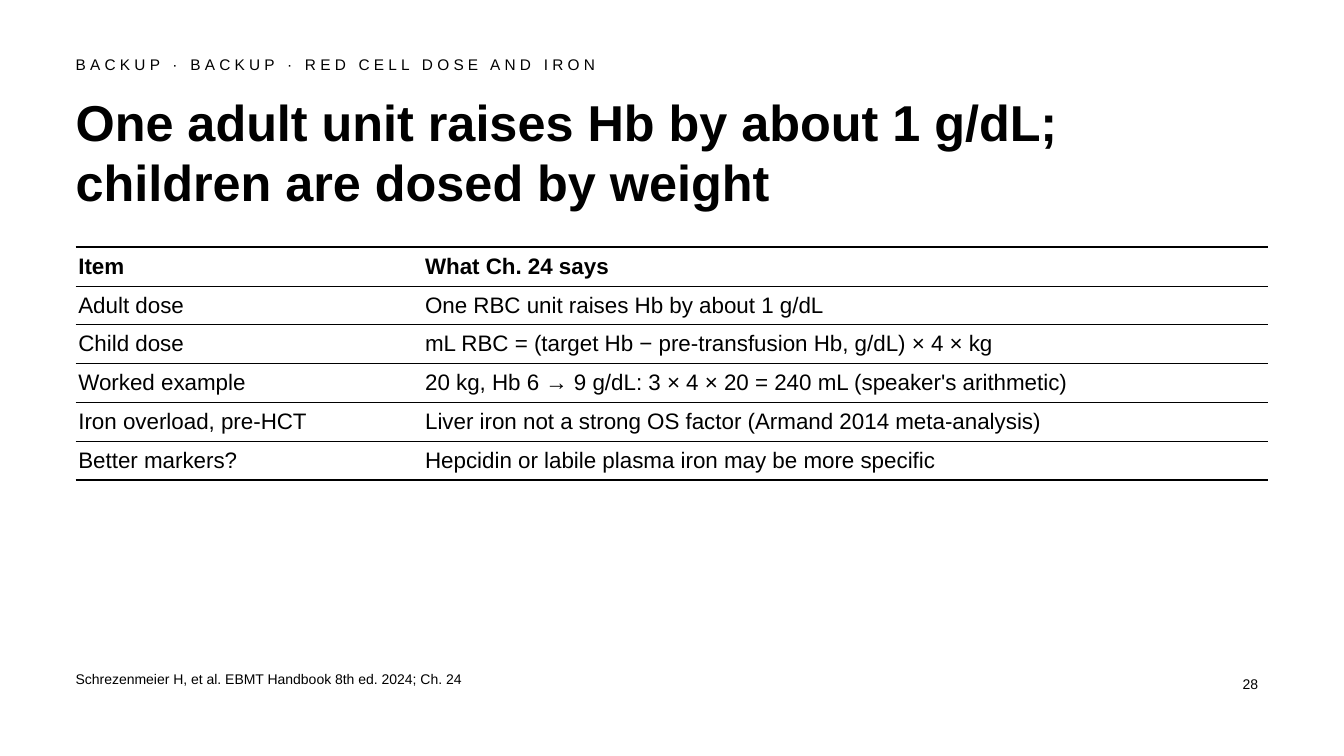
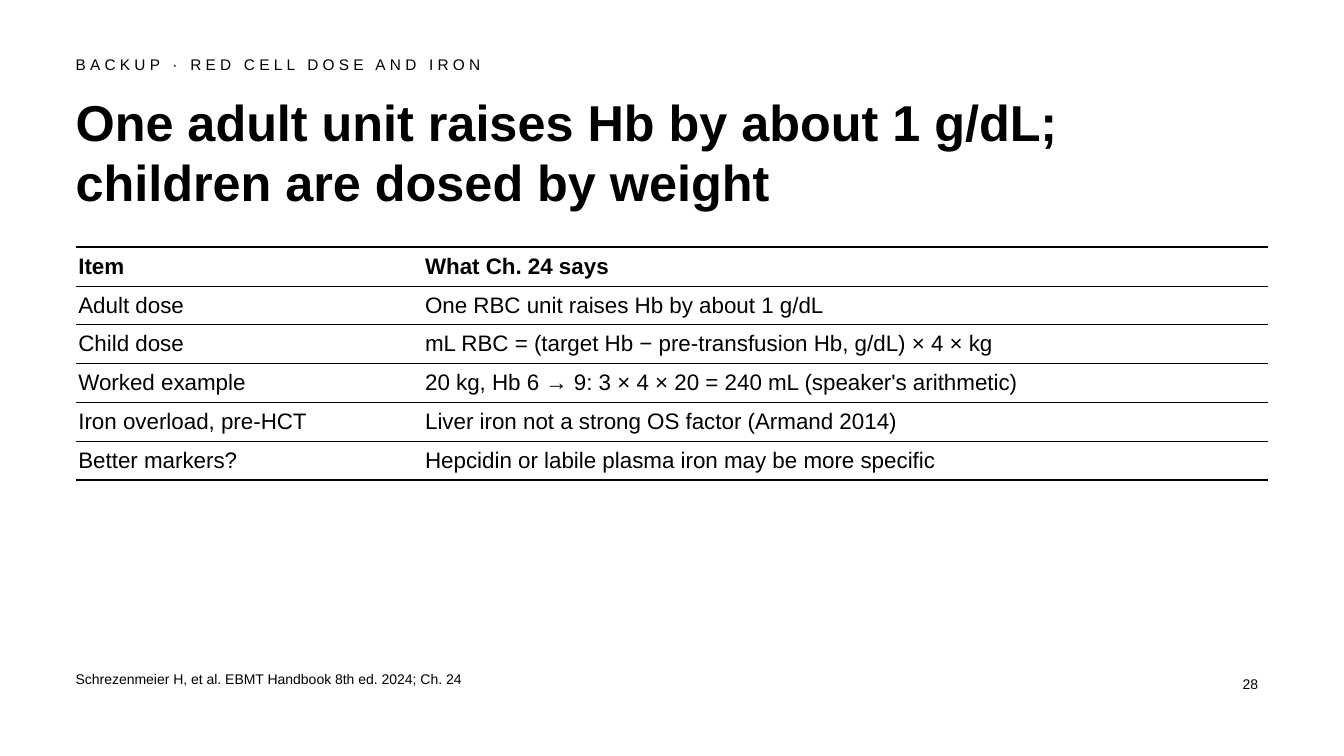
Before and after one commit to htlin222/ebmt-handbook-skill, a slide deck: slide 28 of slides/decks/s06-transfusion-abo.pptx. Drawn at 1344x756 pixels with LibreOffice and Linux fonts; fonts in the diff are those of the drawing. Boxes give left, top, right and bottom in pixels: in the first picture for what was removed or moved away, otherwise in the second. Text is boxed around its words. In the diff, an @@ line names an element or a change of style, - is before the commit and + after.

```diff
--- a/slides/decks/s06-transfusion-abo.pptx
+++ b/slides/decks/s06-transfusion-abo.pptx
@@ text at box(76, 59, 480, 70): text changed @@
-BACKUP · BACKUP · RED CELL DOSE AND IRON
+BACKUP · RED CELL DOSE AND IRON
@@ table at box(76, 247, 1268, 477) @@
-row 4, column 2: 20 kg, Hb 6 → 9 g/dL: 3 × 4 × 20 = 240 mL (speaker's arithmetic)
+row 4, column 2: 20 kg, Hb 6 → 9: 3 × 4 × 20 = 240 mL (speaker's arithmetic)
-row 5, column 2: Liver iron not a strong OS factor (Armand 2014 meta-analysis)
+row 5, column 2: Liver iron not a strong OS factor (Armand 2014)
```
Also in this commit, not shown: 6 other slides changed, 4 other files.
